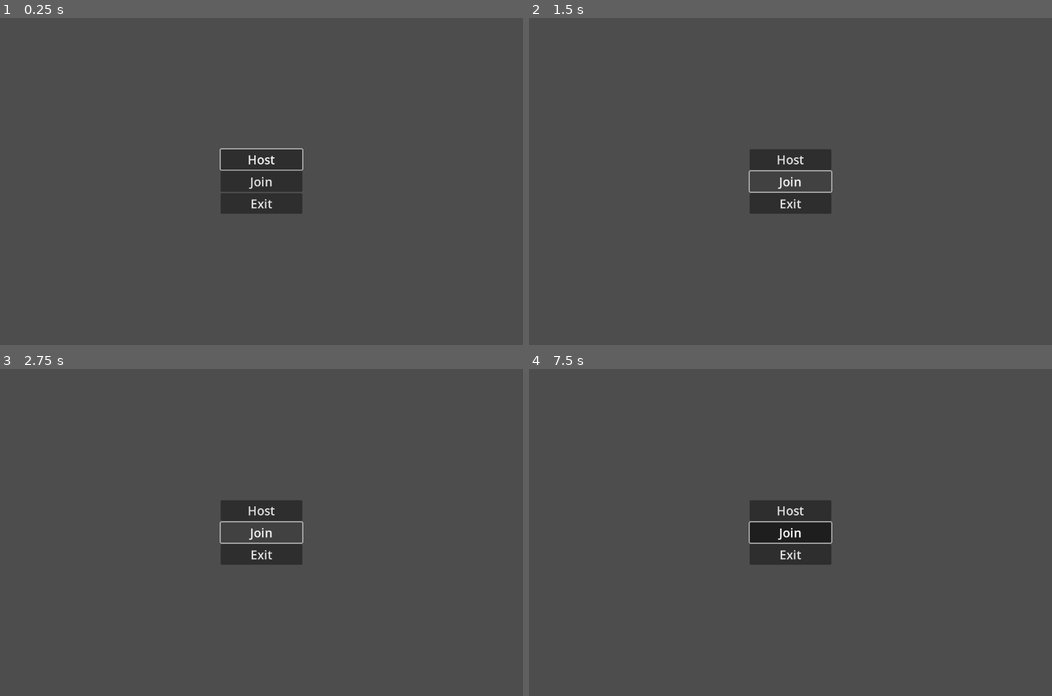
Above: before the commit, frames 1-4 (two rows, left to right).
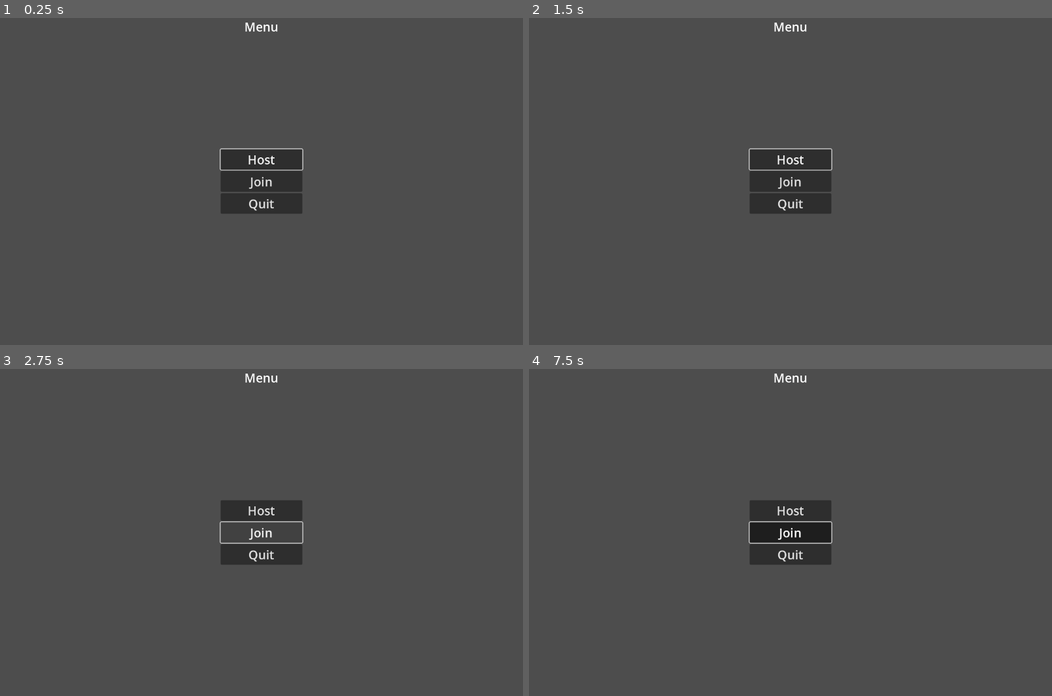
Above: after the commit, the same moments.

Repository: joemicmc/Survival
Game: Godot game, scene res://main.tscn
Two runs of this game, one before a commit and one after it. Both use one fixed random seed, a clock stepped at 60 frames per second and the inputs below. Before the commit the project starts from res://view/menu/menu.tscn.
Inputs (mouse positions are in pixels of both pictures, inside the frame that each line leads up to):
- Up to frame 1 (0.25 s): no input
- Up to frame 2 (1.5 s): click "Host" at 0.5 s; click (790, 191) at 1.25 s, where only the run after the commit has a clickable "OK"
- Up to frame 3 (2.75 s): click "Join" at 2 s
- Up to frame 4 (7.5 s): move the mouse to (905, 516) at 2.77 s; click (905, 516) at 2.92 s; move the mouse to (685, 548) at 3.52 s; click (685, 548) at 3.67 s; move the mouse to (842, 460) at 4.27 s; click (842, 460) at 4.42 s; move the mouse to (764, 597) at 5.02 s; click (764, 597) at 5.17 s; move the mouse to (947, 581) at 5.77 s; click (947, 581) at 5.92 s; move the mouse to (633, 483) at 6.52 s; click (633, 483) at 6.67 s; move the mouse to (816, 532) at 7.27 s; click (816, 532) at 7.42 s

The runs differ from the first frame. In frame 1, 0.2% of the frame differs, in the area x 46-54%, y 1-59%; in frame 2, 0.5%, in the area x 42-58%, y 1-59%; in frame 3, 0.2%; in frame 4, 0.2%.

Commit message:
Removed anonymous lambda functions (where possible)

Diff:
--- a/godot/controller/states/controller_play.gd
+++ b/godot/controller/states/controller_play.gd
@@ -4,10 +4,10 @@
 
 func enter() -> void:
 	super.enter()
+	get_signal(InputVectorChanged).connect(on_input_vector_changed)
 
-	get_signal(InputVectorChanged).connect(
-		func(x: InputVectorChanged):
-			match x.action:
-				InputActions.LEFT_STICK:
-					emit(ControllerMoveChanged.new(x.strength))
-			)
+
+func on_input_vector_changed(input_vector_changed: InputVectorChanged) -> void:
+	match input_vector_changed.action:
+		InputActions.LEFT_STICK:
+			emit(ControllerMoveChanged.new(input_vector_changed.strength))
--- a/godot/controller/states/controller_state.gd
+++ b/godot/controller/states/controller_state.gd
@@ -4,12 +4,12 @@
 
 func enter() -> void:
 	super.enter()
+	get_signal(InputJustPressed).connect(on_input_just_pressed)
 
-	get_signal(InputJustPressed).connect(
-		func(x: InputJustPressed):
-			match x.action:
-				InputActions.START:
-					emit(ControllerStartJustPressed.new())
-				InputActions.BACK:
-					emit(ControllerBackJustPressed.new())
-			)
+
+func on_input_just_pressed(input_just_pressed: InputJustPressed) -> void:
+	match input_just_pressed.action:
+		InputActions.START:
+			emit(ControllerStartJustPressed.new())
+		InputActions.BACK:
+			emit(ControllerBackJustPressed.new())
--- a/godot/entity/map/map.gd
+++ b/godot/entity/map/map.gd
@@ -1,5 +1,5 @@
 class_name Map
-extends MultiplayerNode
+extends Node
 
 const PACKED_SCENE: PackedScene = preload("res://entity/map/map.tscn")
 
--- a/godot/entity/player/player.gd
+++ b/godot/entity/player/player.gd
@@ -1,5 +1,5 @@
 class_name Player
-extends MultiplayerNode
+extends EventNode
 
 const PACKED_SCENE = preload("res://entity/player/player.tscn")
 const SPEED := 10.0
@@ -31,10 +31,7 @@
 
 func _ready() -> void:
 	super._ready()
-
-	get_signal(ControllerMoveChanged).connect(
-		func(x: ControllerMoveChanged):
-			direction = x.strength)
+	get_signal(ControllerMoveChanged).connect(on_controller_move_changed)
 
 	sprite.self_modulate = colour
 	target_pos = sprite.position
@@ -53,3 +50,7 @@
 
 	sprite.position = sprite.position.lerp(target_pos, 0.75 * delta)
 	direction = Vector2.ZERO
+
+
+func on_controller_move_changed(controller_move_changed: ControllerMoveChanged) -> void:
+	direction = controller_move_changed.strength
--- a/godot/entity/server_sync.gd
+++ b/godot/entity/server_sync.gd
@@ -1,5 +1,5 @@
 class_name ServerSync
-extends MultiplayerNode
+extends Node
 
 
 func _enter_tree() -> void:
--- a/godot/event/event_service.gd
+++ b/godot/event/event_service.gd
@@ -5,7 +5,6 @@
 	var event_name = event.to_string()
 	if not has_user_signal(event_name):
 		add_user_signal(event_name, [{"name": event_name, "type": Event}])
-
 	return Signal(self, event_name)
 
 
--- a/godot/game/game_service.gd
+++ b/godot/game/game_service.gd
@@ -1,4 +1,5 @@
 extends EventNode
+
 
 func _notification(what: int) -> void:
 	super._notification(what)
--- a/godot/input/input_service.gd
+++ b/godot/input/input_service.gd
@@ -8,17 +8,18 @@
 
 func _ready() -> void:
 	super._ready()
+	get_signal(GameFocusChanged).connect(on_game_focus_changed)
+	get_signal(StateChanged).connect(on_state_changed)
+	change_state(InputSleep.new(self))
 
-	get_signal(GameFocusChanged).connect(
-		func(x: GameFocusChanged):
-			if x.is_focused:
-				change_state(InputDefault.new(self))
-			else:
-				change_state(InputSleep.new(self)))
 
-	get_signal(StateChanged).connect(
-		func(x: StateChanged):
-			if x.state is ControllerState:
-				current_state.enter())
+func on_game_focus_changed(game_focus_changed: GameFocusChanged) -> void:
+	if game_focus_changed.is_focused:
+		change_state(InputDefault.new(self))
+	else:
+		change_state(InputSleep.new(self))
 
-	change_state(InputSleep.new(self))
+
+func on_state_changed(state_changed: StateChanged) -> void:
+	if state_changed.state is ControllerState:
+		current_state.enter()
--- /dev/null
+++ b/godot/main.tscn
@@ -0,0 +1,3 @@
+[gd_scene format=3 uid="uid://b2uolqe3p6asa"]
+
+[node name="Main" type="Node"]
--- a/godot/multiplayer/multiplayer_node.gd
+++ /dev/null
@@ -1,14 +0,0 @@
-class_name MultiplayerNode
-extends EventNode
-
-
-func _enter_tree() -> void:
-	super._enter_tree()
-
-
-func _ready() -> void:
-	super._ready()
-
-
-func _process(delta: float) -> void:
-	super._process(delta)
--- a/godot/multiplayer/multiplayer_service.gd
+++ b/godot/multiplayer/multiplayer_service.gd
@@ -7,49 +7,54 @@
 
 
 func _ready() -> void:
+	add_child(spawner, true)
 	multiplayer.multiplayer_peer = OfflineMultiplayerPeer.new()
-
-	add_child(spawner, true)
-
-	multiplayer.peer_connected.connect(
-		func(id: int):
-			if (multiplayer.is_server()):
-				spawner.add_player(id))
-
-	multiplayer.peer_disconnected.connect(
-		func(id: int):
-			if (multiplayer.is_server()):
-				spawner.remove_player(id))
-
-	multiplayer.connected_to_server.connect(
-		func():
-			ViewService.change_view_to(Game.PACKED_SCENE))
-
-	multiplayer.server_disconnected.connect(
-		func():
-			multiplayer.multiplayer_peer = OfflineMultiplayerPeer.new()
-			ViewService.change_view_to(Menu.PACKED_SCENE))
+	multiplayer.connected_to_server.connect(on_connected_to_server)
+	multiplayer.connection_failed.connect(on_connection_failed)
+	multiplayer.server_disconnected.connect(on_server_disconnected)
 
 
 func create_server() -> void:
 	var peer = ENetMultiplayerPeer.new()
-
 	peer.create_server(PORT)
 
 	if peer.get_connection_status() != MultiplayerPeer.CONNECTION_CONNECTED:
+		ViewService.push_modal(Modal.instance("Failed to create server."))
 		return
 
 	multiplayer.multiplayer_peer = peer
+	multiplayer.peer_connected.connect(spawner.add_player)
+	multiplayer.peer_disconnected.connect(spawner.remove_player)
 
 	spawner.add_map()
 	spawner.add_player(1)
-
-	ViewService.change_view_to(Game.PACKED_SCENE)
+	ViewService.push_root(Game.instance())
 
 
 func create_client() -> void:
 	var peer = ENetMultiplayerPeer.new()
+	peer.create_client(ADDRESS, PORT)
+	multiplayer.multiplayer_peer = peer
 
-	peer.create_client(ADDRESS, PORT)
 
-	multiplayer.multiplayer_peer = peer
+func close_connection() -> void:
+	if (multiplayer.is_server()):
+		spawner.remove_all()
+		multiplayer.peer_connected.disconnect(spawner.add_player)
+		multiplayer.peer_disconnected.disconnect(spawner.remove_player)
+
+	multiplayer.multiplayer_peer = OfflineMultiplayerPeer.new()
+	ViewService.push_root(Menu.instance())
+
+
+func on_connected_to_server() -> void:
+	ViewService.push_root(Game.instance())
+
+
+func on_connection_failed() -> void:
+	ViewService.push_modal(Modal.instance("Failed to connect."))
+
+
+func on_server_disconnected() -> void:
+	multiplayer.multiplayer_peer = OfflineMultiplayerPeer.new()
+	ViewService.push_root(Menu.instance())
--- a/godot/multiplayer/spawner.gd
+++ b/godot/multiplayer/spawner.gd
@@ -17,10 +17,9 @@
 	add_child(Player.instance(id), true)
 
 
-func remove_map() -> void:
-	if not has_node("Map"):
-		return
-	get_node("Map").queue_free()
+func remove_all() -> void:
+	for child in get_children():
+		child.queue_free()
 
 
 func remove_player(id: int) -> void:
--- a/godot/project.godot
+++ b/godot/project.godot
@@ -11,7 +11,7 @@
 [application]
 
 config/name="Survival"
-run/main_scene="res://view/menu/menu.tscn"
+run/main_scene="res://main.tscn"
 config/features=PackedStringArray("4.0", "Forward Plus")
 config/icon="res://icon.svg"
 
--- a/godot/theme/theme.tres
+++ b/godot/theme/theme.tres
@@ -1,5 +1,12 @@
-[gd_resource type="Theme" format=3 uid="uid://cx8xckl7cwbxg"]
+[gd_resource type="Theme" load_steps=2 format=3 uid="uid://cx8xckl7cwbxg"]
+
+[sub_resource type="StyleBoxFlat" id="StyleBoxFlat_bmttt"]
 
 [resource]
 Button/font_sizes/font_size = 30
 Label/font_sizes/font_size = 30
+MarginContainer/constants/margin_bottom = 10
+MarginContainer/constants/margin_left = 10
+MarginContainer/constants/margin_right = 10
+MarginContainer/constants/margin_top = 10
+PanelContainer/styles/panel = SubResource("StyleBoxFlat_bmttt")
--- a/godot/view/game/game.gd
+++ b/godot/view/game/game.gd
@@ -2,3 +2,19 @@
 extends View
 
 const PACKED_SCENE: PackedScene = preload("res://view/game/game.tscn")
+
+@onready var quit: Button = %Quit
+
+
+static func instance() -> Game:
+	return PACKED_SCENE.instantiate()
+
+
+func enter() -> void:
+	super.enter()
+	quit.pressed.connect(MultiplayerService.close_connection)
+
+
+func exit() -> void:
+	super.exit()
+	quit.pressed.disconnect(MultiplayerService.close_connection)
--- a/godot/view/game/game.tscn
+++ b/godot/view/game/game.tscn
@@ -5,12 +5,20 @@
 [node name="Game" type="CanvasLayer"]
 script = ExtResource("1_cuxui")
 
-[node name="Label" type="Label" parent="."]
-anchors_preset = 5
-anchor_left = 0.5
-anchor_right = 0.5
-offset_left = 49.0
-offset_right = 95.0
+[node name="Title" type="Label" parent="."]
+anchors_preset = 10
+anchor_right = 1.0
 offset_bottom = 26.0
 grow_horizontal = 2
 text = "Game"
+horizontal_alignment = 1
+
+[node name="MarginContainer" type="MarginContainer" parent="."]
+offset_right = 40.0
+offset_bottom = 40.0
+
+[node name="Quit" type="Button" parent="MarginContainer"]
+unique_name_in_owner = true
+custom_minimum_size = Vector2(100, 0)
+layout_mode = 2
+text = "Quit"
--- a/godot/view/menu/menu.gd
+++ b/godot/view/menu/menu.gd
@@ -5,22 +5,23 @@
 
 @onready var host: Button = %Host
 @onready var join: Button = %Join
-@onready var exit: Button = %Exit
+@onready var quit: Button = %Quit
 
 
-func _ready() -> void:
-	super._ready()
+static func instance() -> Menu:
+	return PACKED_SCENE.instantiate()
 
-	host.pressed.connect(
-		func():
-			MultiplayerService.create_server())
 
-	join.pressed.connect(
-		func():
-			MultiplayerService.create_client())
+func enter() -> void:
+	super.enter()
+	host.pressed.connect(MultiplayerService.create_server)
+	join.pressed.connect(MultiplayerService.create_client)
+	quit.pressed.connect(GameService.quit)
+	host.grab_focus()
 
-	exit.pressed.connect(
-		func():
-			GameService.quit())
 
-	host.grab_focus()
+func exit() -> void:
+	super.exit()
+	host.pressed.disconnect(MultiplayerService.create_server)
+	join.pressed.disconnect(MultiplayerService.create_client)
+	quit.pressed.disconnect(GameService.quit)
--- a/godot/view/menu/menu.tscn
+++ b/godot/view/menu/menu.tscn
@@ -4,6 +4,14 @@
 
 [node name="Menu" type="CanvasLayer"]
 script = ExtResource("1_af6jq")
+
+[node name="Title" type="Label" parent="."]
+anchors_preset = 10
+anchor_right = 1.0
+offset_bottom = 26.0
+grow_horizontal = 2
+text = "Menu"
+horizontal_alignment = 1
 
 [node name="Options" type="VBoxContainer" parent="."]
 custom_minimum_size = Vector2(200, 0)
@@ -30,7 +38,7 @@
 text = "Join
 "
 
-[node name="Exit" type="Button" parent="Options"]
+[node name="Quit" type="Button" parent="Options"]
 unique_name_in_owner = true
 layout_mode = 2
-text = "Exit"
+text = "Quit"
--- /dev/null
+++ b/godot/view/modal/modal.gd
@@ -0,0 +1,30 @@
+class_name Modal
+extends View
+
+const PACKED_SCENE: PackedScene = preload("res://view/modal/modal.tscn")
+
+var text: String
+
+@onready var message: Label = %Message
+@onready var ok: Button = %OK
+
+
+static func instance(_text: String) -> Modal:
+	var modal = PACKED_SCENE.instantiate()
+	modal.text = _text
+	return modal
+
+
+func _ready() -> void:
+	super._ready()
+	message.text = text
+
+
+func enter() -> void:
+	super.enter()
+	ok.pressed.connect(ViewService.pop_modal)
+	ok.grab_focus()
+
+
+func exit() -> void:
+	ok.pressed.disconnect(ViewService.pop_modal)
--- /dev/null
+++ b/godot/view/modal/modal.tscn
@@ -0,0 +1,44 @@
+[gd_scene load_steps=2 format=3 uid="uid://ckyxfu3yeymd3"]
+
+[ext_resource type="Script" path="res://view/modal/modal.gd" id="1_5r5tt"]
+
+[node name="Modal" type="CanvasLayer"]
+script = ExtResource("1_5r5tt")
+
+[node name="ColorRect" type="ColorRect" parent="."]
+anchors_preset = 15
+anchor_right = 1.0
+anchor_bottom = 1.0
+grow_horizontal = 2
+grow_vertical = 2
+color = Color(0, 0, 0, 0.501961)
+
+[node name="PanelContainer" type="PanelContainer" parent="ColorRect"]
+layout_mode = 1
+anchors_preset = 8
+anchor_left = 0.5
+anchor_top = 0.5
+anchor_right = 0.5
+anchor_bottom = 0.5
+offset_left = -56.0
+offset_top = -30.5
+offset_right = 56.0
+offset_bottom = 30.5
+grow_horizontal = 2
+grow_vertical = 2
+
+[node name="MarginContainer" type="MarginContainer" parent="ColorRect/PanelContainer"]
+layout_mode = 2
+
+[node name="Options" type="VBoxContainer" parent="ColorRect/PanelContainer/MarginContainer"]
+layout_mode = 2
+
+[node name="Message" type="Label" parent="ColorRect/PanelContainer/MarginContainer/Options"]
+unique_name_in_owner = true
+layout_mode = 2
+text = "Message."
+
+[node name="OK" type="Button" parent="ColorRect/PanelContainer/MarginContainer/Options"]
+unique_name_in_owner = true
+layout_mode = 2
+text = "OK"
--- a/godot/view/view.gd
+++ b/godot/view/view.gd
@@ -13,3 +13,11 @@
 		func(x: Node):
 			return x is Control):
 				child.theme = THEME
+
+
+func enter() -> void:
+	pass
+
+
+func exit() -> void:
+	EventService.disconnect_all(self)
--- a/godot/view/view_service.gd
+++ b/godot/view/view_service.gd
@@ -1,5 +1,30 @@
 extends Node
 
+var stack: Array[View] = []
 
-func change_view_to(packed_scene: PackedScene) -> void:
-	get_tree().change_scene_to_packed(packed_scene)
+
+func _ready() -> void:
+	push_root(Menu.instance())
+
+
+func push_root(view: View) -> void:
+	stack.clear()
+	for child in get_children():
+		child.queue_free()
+	add_child(view)
+	stack.push_front(view)
+	stack.front().enter()
+
+
+func push_modal(view: View) -> void:
+	stack.front().exit()
+	add_child(view)
+	stack.push_front(view)
+	stack.front().enter()
+
+
+func pop_modal() -> void:
+	stack.front().exit()
+	stack.front().queue_free()
+	stack.pop_front()
+	stack.front().enter()
Not shown, changed: godot/version.txt
